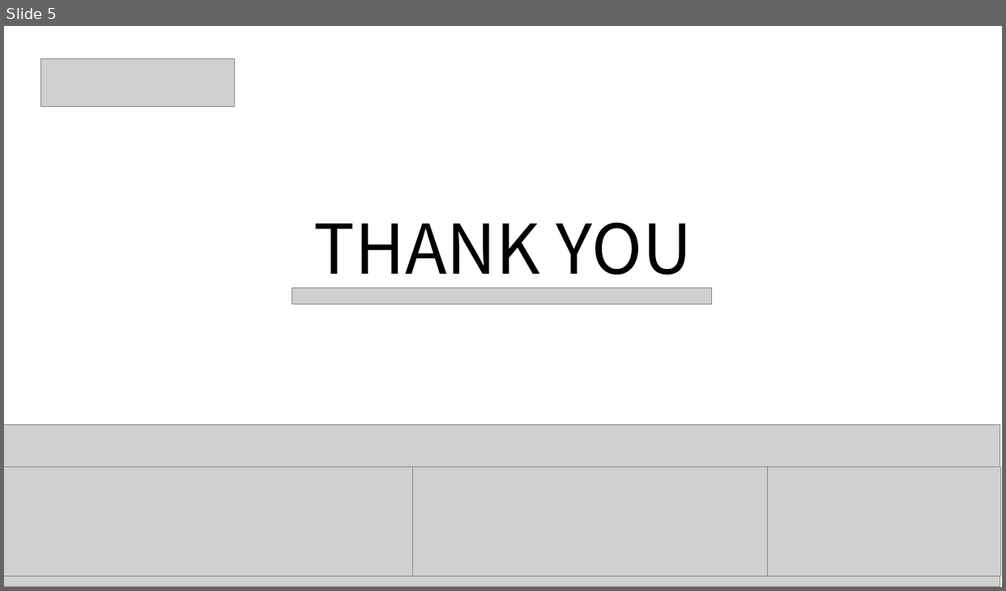
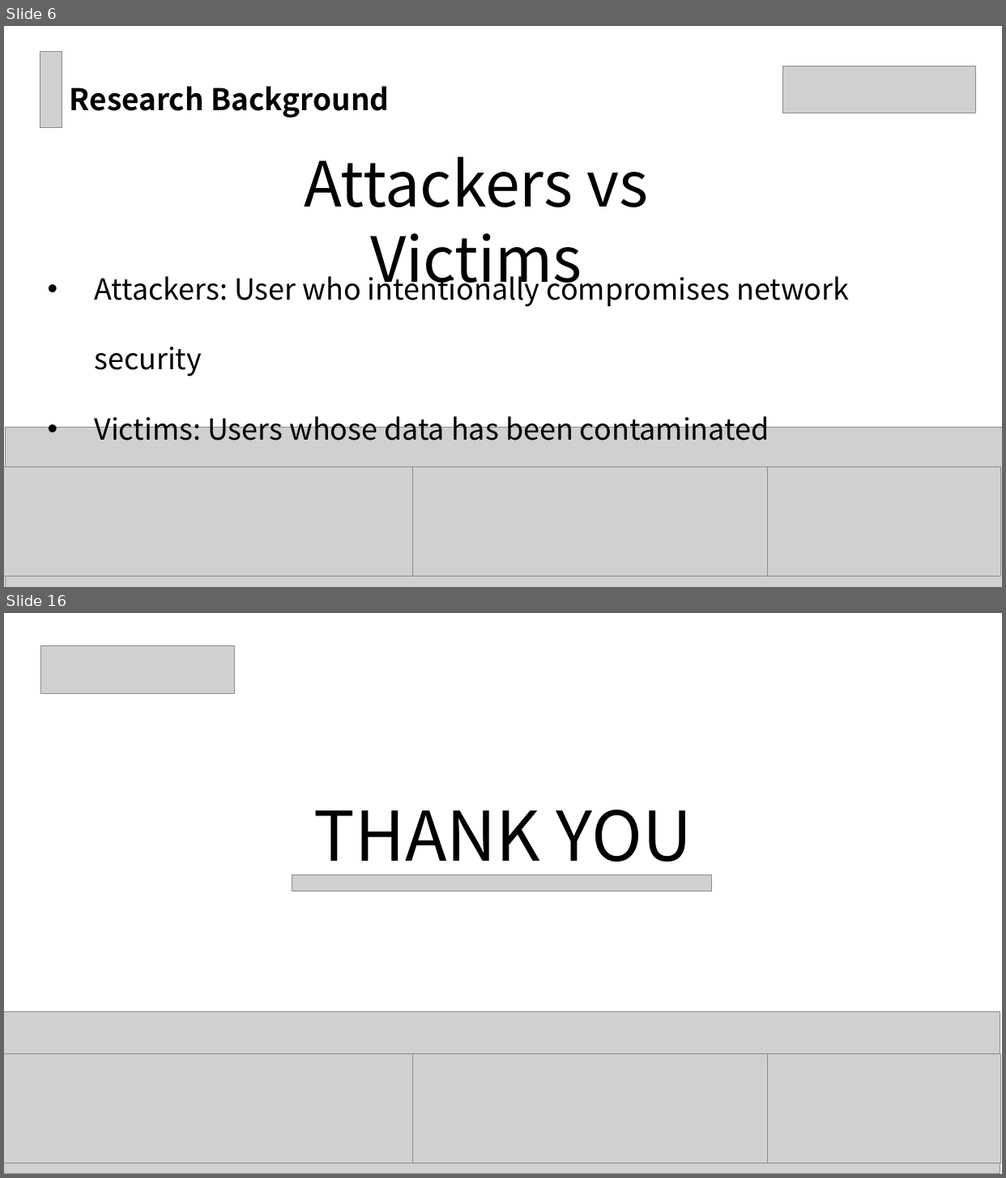
Before and after one commit to TIANGeng708/Graduated_Course, a slide deck: 高级计算机网络与大数据/Homework/homework3/pre.pptx. Shown one above the other, each under a label of ours: slide 5 before the commit, slides 6 and 16 after it; the slides between them are not shown. The pictures are 1006x591 and 1006x1178 pixels, drawn with LibreOffice and Linux fonts; fonts in the diff are those of the drawing; grey boxes stand for pictures. Boxes give left, top, right and bottom in pixels: in the first picture for what was removed or moved away, otherwise in the second. Text is boxed around its words. In the diff, an @@ line names an element or a change of style, - is before the commit and + after.

```diff
--- a/高级计算机网络与大数据/Homework/homework3/pre.pptx
+++ b/高级计算机网络与大数据/Homework/homework3/pre.pptx
@@ slide 6 added at (4,26,1002,587), background #FFFFFF @@
@@ picture added at (40,51,62,128) @@
@@ picture added at (783,66,977,113) @@
@@ title added at (70,86,389,118), 28.8 pt, text #000000, bold @@
+Research Background
@@ text added at (304,156,649,298), 60 pt, text #000000 @@
+Attackers vs Victims
@@ text added at (94,271,849,441), 28 pt, text #000000 @@
+• Attackers: User who intentionally compromises network security
+• Victims: Users whose data has been contaminated
@@ picture added at (5,428,1002,587) @@
@@ picture added at (4,467,414,577) @@
@@ picture added at (413,467,767,577) @@
@@ picture added at (768,467,1001,577) @@
@@ what was slide 5 is now slide 16 @@
```
Also in this commit, not shown: 1 slide changed, 13 other slides added, 3 slides removed, 11 other files.
